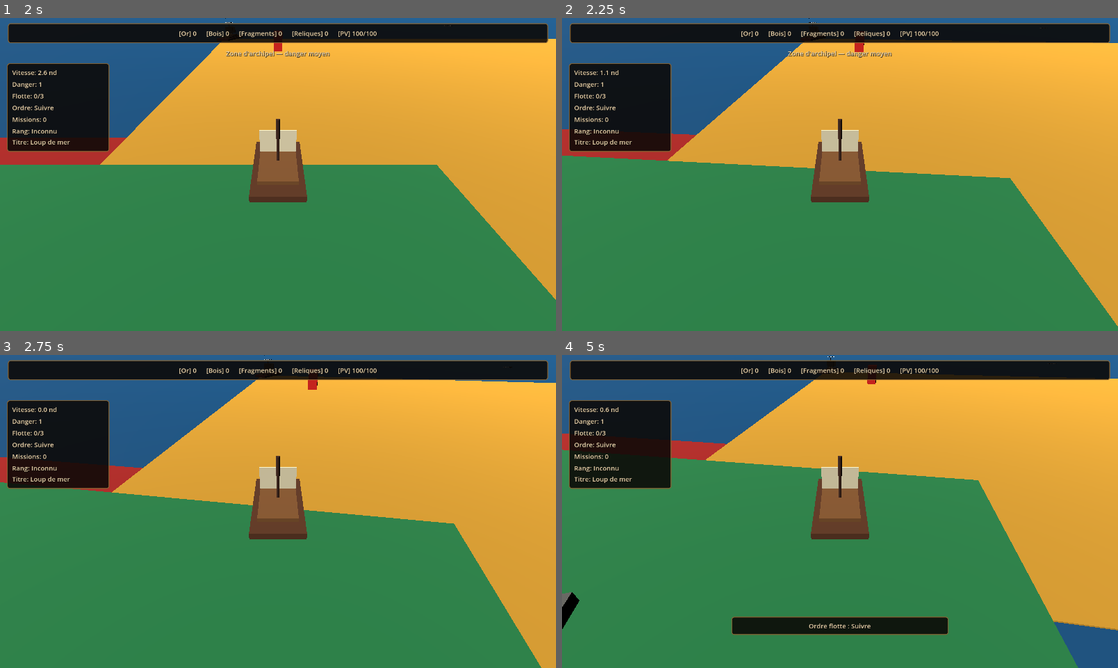
Above: before the commit, frames 1-4 (two rows, left to right).
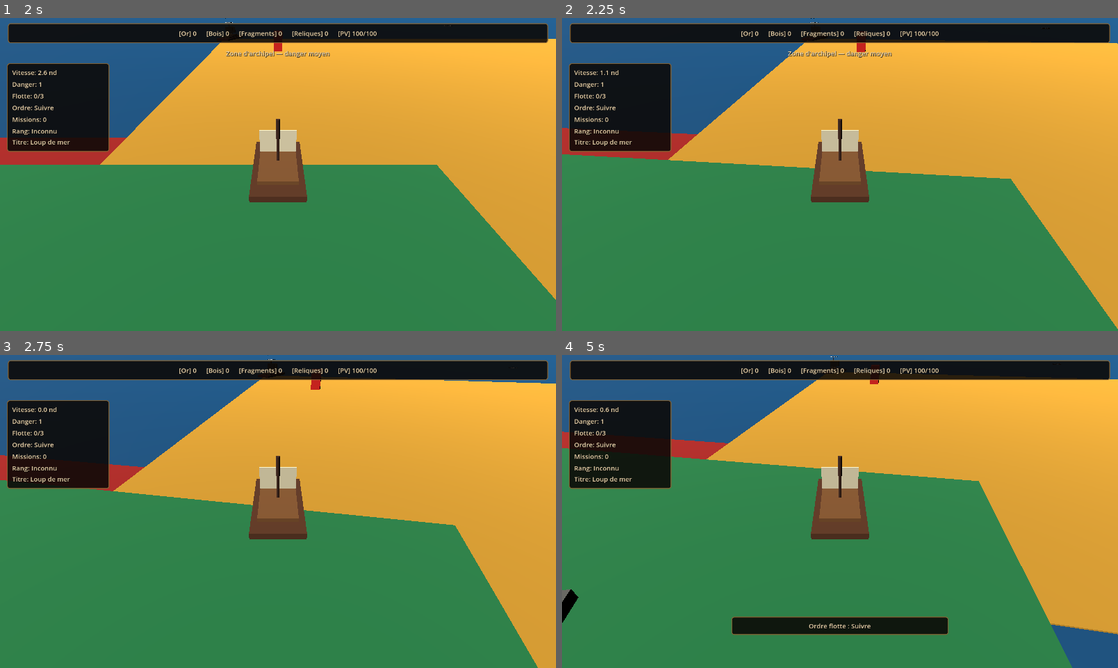
Above: after the commit, the same moments.

Repository: blou132/jeux-pirate
Game: Godot game, scene res://scenes/world/World.tscn
Two runs of this game, one before a commit and one after it. Both use one fixed random seed, a clock stepped at 60 frames per second and the inputs below.
Inputs (mouse positions are in pixels of both pictures, inside the frame that each line leads up to):
- Up to frame 1 (2 s): tap Enter at 0.5 s; move the mouse to (250, 237) at 0.52 s; hold W 0.53-1.25 s; tap R at 0.6 s; click (250, 237) at 0.67 s; drag from (444, 221) to (250, 237) at 1.27 s
- Up to frame 2 (2.25 s): move the mouse to (673, 127) at 2.02 s; hold A from 2.03 s (still down); hold Q from 2.03 s (still down)
- Up to frame 3 (2.75 s): keep holding A; keep holding Q
- Up to frame 4 (5 s): release A at 2.75 s; release Q at 2.75 s; tap Space at 2.75 s; drag from (867, 511) to (673, 464) at 2.77 s; tap Enter at 3.5 s; move the mouse to (756, 433) at 3.52 s; hold S 3.53-4.25 s; tap F at 3.6 s; drag from (962, 495) to (756, 433) at 4.27 s

Frame 1 is identical in both runs. In frame 2, 0.3% of the frame differs, in the area x 0-100%, y 0-100%; in frame 3, 0.5%; in frame 4, 0.9%.

Commit message:
feat: apply ship stats to player boat

Diff:
--- a/scripts/boats/PlayerBoat.gd
+++ b/scripts/boats/PlayerBoat.gd
@@ -25,8 +25,12 @@
 
 var health: int
 var current_speed: float = 0.0
+var storage_capacity: int = 100
+var cannon_count: int = 1
 var _base_max_health: int
 var _base_max_forward_speed: float
+var _base_max_reverse_speed: float
+var _base_turn_speed: float
 var _destroyed: bool = false
 var _hit_feedback_cooldown_remaining: float = 0.0
 var _respawn_invulnerability_remaining: float = 0.0
@@ -35,8 +39,11 @@
 func _ready() -> void:
 	_base_max_health = max_health
 	_base_max_forward_speed = max_forward_speed
+	_base_max_reverse_speed = max_reverse_speed
+	_base_turn_speed = turn_speed
 	health = max_health
 	add_to_group("player")
+	_connect_game_state()
 	_connect_upgrade_system()
 	_refresh_debug_markers()
 	health_changed.emit(health, max_health)
@@ -127,6 +134,14 @@
 
 func get_current_speed() -> float:
 	return current_speed
+
+
+func get_storage_capacity() -> int:
+	return storage_capacity
+
+
+func get_cannon_count() -> int:
+	return cannon_count
 
 
 func get_aim_position() -> Vector3:
@@ -200,6 +215,38 @@
 	rotate_y(turn_input * turn_speed * speed_factor * direction_factor * delta)
 
 
+func _connect_game_state() -> void:
+	var game_state := get_node_or_null("/root/GameState")
+	if game_state == null:
+		return
+
+	var callback := Callable(self, "_on_player_ship_changed")
+	if game_state.has_signal("player_ship_changed") and not game_state.is_connected("player_ship_changed", callback):
+		game_state.connect("player_ship_changed", callback)
+
+	_apply_active_ship_data(game_state)
+
+
+func _on_player_ship_changed(_ship_id: String, _ship_name: String) -> void:
+	var game_state := get_node_or_null("/root/GameState")
+	if game_state != null:
+		_apply_active_ship_data(game_state)
+
+
+func _apply_active_ship_data(game_state: Node) -> void:
+	if not game_state.has_method("get_active_player_ship_data"):
+		return
+
+	var ship: Dictionary = game_state.get_active_player_ship_data()
+	_base_max_health = int(ship.get("max_health", _base_max_health))
+	_base_max_forward_speed = float(ship.get("max_speed", _base_max_forward_speed))
+	_base_max_reverse_speed = float(ship.get("reverse_speed", _base_max_reverse_speed))
+	_base_turn_speed = float(ship.get("turn_speed", _base_turn_speed))
+	storage_capacity = int(ship.get("storage", storage_capacity))
+	cannon_count = int(ship.get("cannons", cannon_count))
+	_refresh_stats_from_upgrade_system()
+
+
 func _connect_upgrade_system() -> void:
 	var upgrade_system := get_node_or_null("/root/UpgradeSystem")
 	if upgrade_system == null:
@@ -217,16 +264,36 @@
 		)
 
 
+func _refresh_stats_from_upgrade_system() -> void:
+	var upgrade_system := get_node_or_null("/root/UpgradeSystem")
+	if upgrade_system == null:
+		_on_upgrades_changed(0, 0, 0)
+		return
+	if not upgrade_system.has_method("get_hull_level") or not upgrade_system.has_method("get_sails_level") or not upgrade_system.has_method("get_cannons_level"):
+		_on_upgrades_changed(0, 0, 0)
+		return
+
+	_on_upgrades_changed(
+		upgrade_system.get_hull_level(),
+		upgrade_system.get_sails_level(),
+		upgrade_system.get_cannons_level()
+	)
+
+
 func _on_upgrades_changed(hull_level: int, sails_level: int, _cannons_level: int) -> void:
 	var previous_max_health := max_health
 	max_health = _base_max_health + (hull_level * hull_health_bonus_per_level)
 	max_forward_speed = _base_max_forward_speed + (sails_level * sail_speed_bonus_per_level)
+	max_reverse_speed = _base_max_reverse_speed
+	turn_speed = _base_turn_speed
 
 	if max_health > previous_max_health:
 		health += max_health - previous_max_health
 
 	health = clampi(health, 0, max_health)
-	health_changed.emit(health, max_health)
+	current_speed = clampf(current_speed, -max_reverse_speed, max_forward_speed)
+	health_changed.emit(health, max_health)
+	speed_changed.emit(current_speed)
 
 
 func _handle_destroyed() -> void:
--- a/scripts/combat/CannonSystem.gd
+++ b/scripts/combat/CannonSystem.gd
@@ -12,10 +12,12 @@
 var _port_cooldown: float = 0.0
 var _starboard_cooldown: float = 0.0
 var _base_damage: int
+var cannon_count: int = 1
 
 
 func _ready() -> void:
 	_base_damage = damage
+	_connect_game_state()
 	_connect_upgrade_system()
 
 
@@ -97,5 +99,42 @@
 		)
 
 
+func _connect_game_state() -> void:
+	var game_state := get_node_or_null("/root/GameState")
+	if game_state == null:
+		return
+
+	var callback := Callable(self, "_on_player_ship_changed")
+	if game_state.has_signal("player_ship_changed") and not game_state.is_connected("player_ship_changed", callback):
+		game_state.connect("player_ship_changed", callback)
+
+	_apply_active_ship_data(game_state)
+
+
+func _on_player_ship_changed(_ship_id: String, _ship_name: String) -> void:
+	var game_state := get_node_or_null("/root/GameState")
+	if game_state != null:
+		_apply_active_ship_data(game_state)
+
+
+func _apply_active_ship_data(game_state: Node) -> void:
+	if not game_state.has_method("get_active_player_ship_data"):
+		return
+
+	var ship: Dictionary = game_state.get_active_player_ship_data()
+	_base_damage = int(ship.get("cannon_damage", _base_damage))
+	cannon_count = int(ship.get("cannons", cannon_count))
+	_refresh_damage_from_upgrade_system()
+
+
+func _refresh_damage_from_upgrade_system() -> void:
+	var upgrade_system := get_node_or_null("/root/UpgradeSystem")
+	if upgrade_system == null or not upgrade_system.has_method("get_cannons_level"):
+		_on_upgrades_changed(0, 0, 0)
+		return
+
+	_on_upgrades_changed(0, 0, int(upgrade_system.get_cannons_level()))
+
+
 func _on_upgrades_changed(_hull_level: int, _sails_level: int, cannons_level: int) -> void:
 	damage = _base_damage + (cannons_level * cannon_damage_bonus_per_level)
